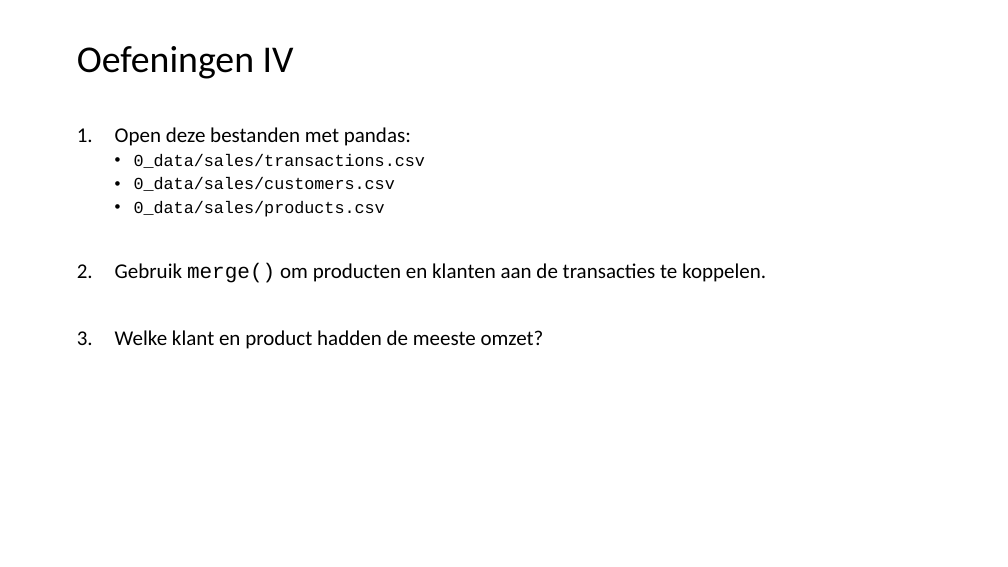
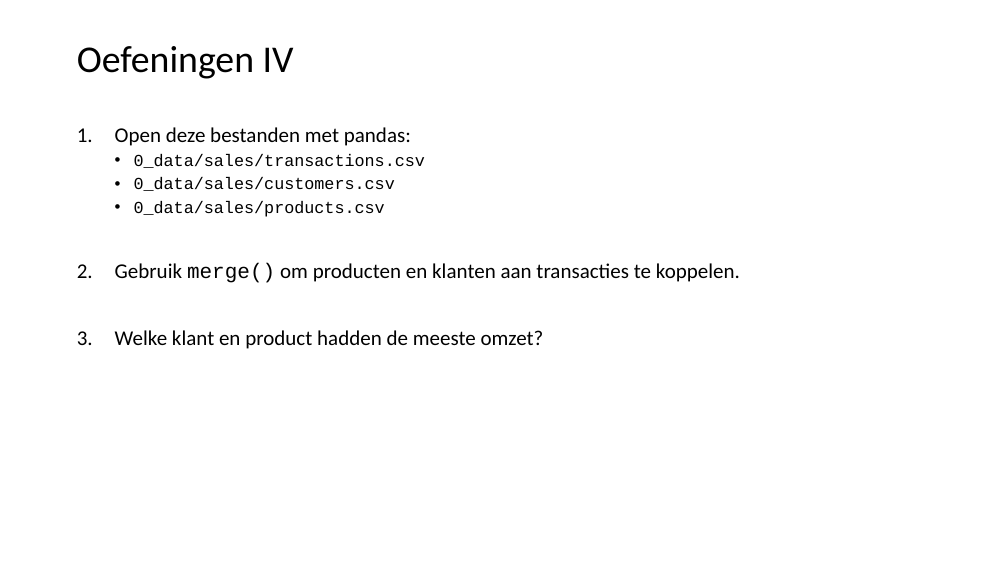
Before and after one commit to LFKoning/knowledge-sharing, a slide deck: slide 18 of python_trainees/3_pandas_plotting/python_traineeship_3.pptx. Drawn at 1008x567 pixels with LibreOffice and Linux fonts; fonts in the diff are those of the drawing. Boxes give left, top, right and bottom in pixels: in the first picture for what was removed or moved away, otherwise in the second. Text is boxed around its words. In the diff, an @@ line names an element or a change of style, - is before the commit and + after.

```diff
--- a/python_trainees/3_pandas_plotting/python_traineeship_3.pptx
+++ b/python_trainees/3_pandas_plotting/python_traineeship_3.pptx
@@ text at (115, 263, 740, 283): text changed @@
-2. Gebruik merge() om producten en klanten aan de transacties te koppelen.
+2. Gebruik merge() om producten en klanten aan transacties te koppelen.
```
Also in this commit, not shown: 10 other slides changed, 10 other files.
